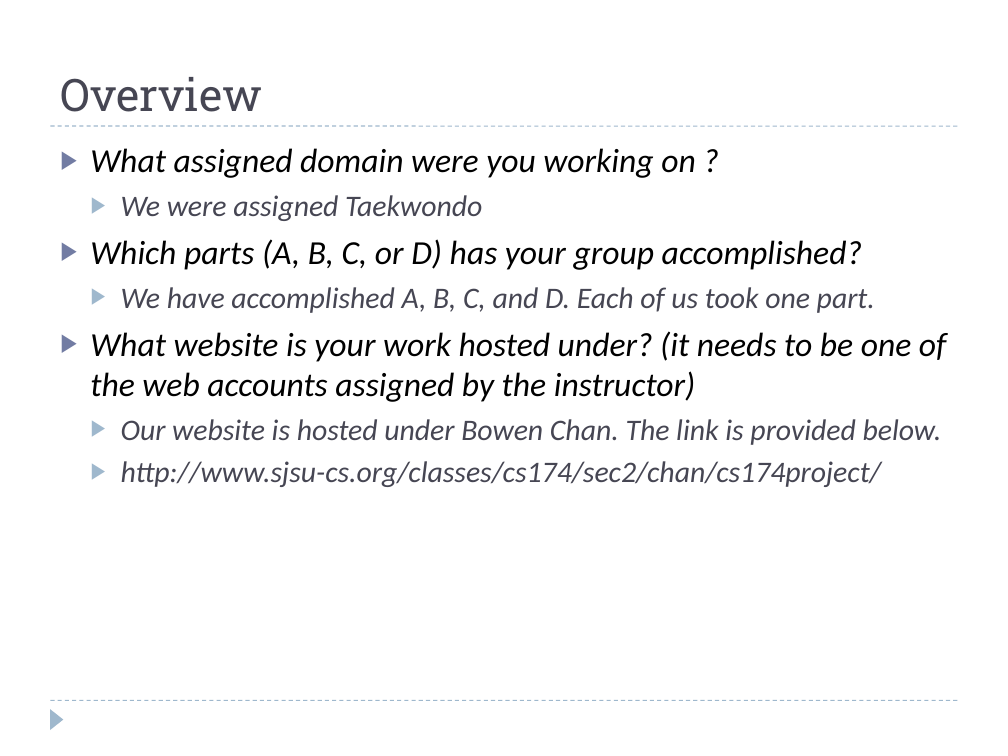
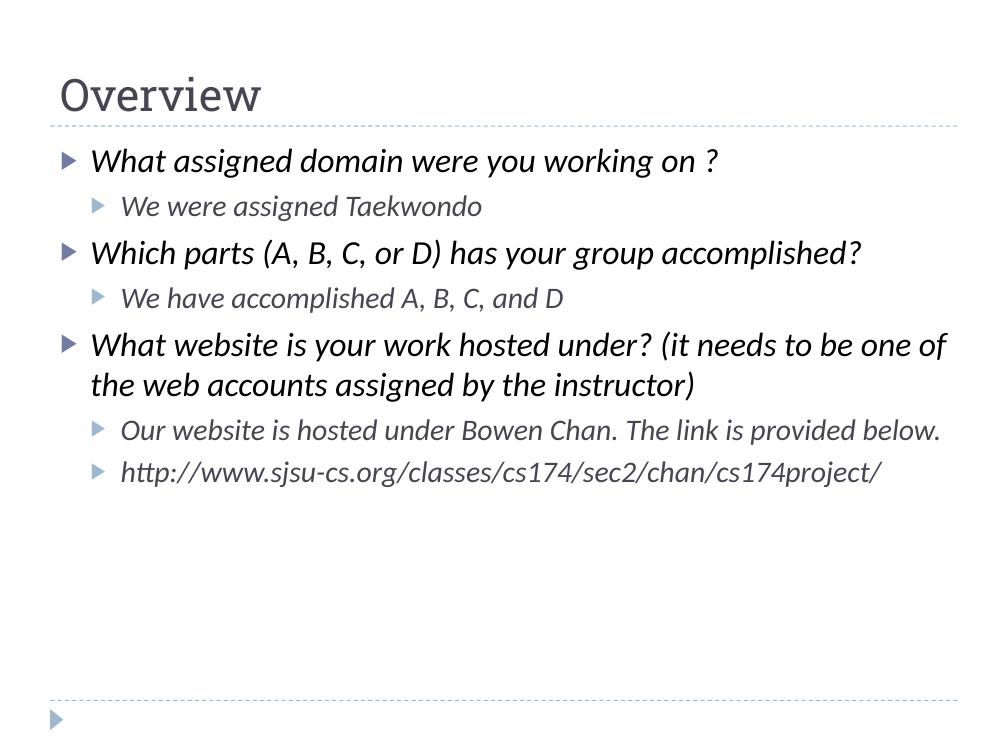
Before and after one commit to BowenChan/CS-174-Website-Project, a slide deck: slide 2 of Presentation and Files/2014 TeamProject3 Presentation 1212014.ppt. Drawn at 1008x756 pixels with LibreOffice and Linux fonts; fonts in the diff are those of the drawing. Boxes give left, top, right and bottom in pixels: in the first picture for what was removed or moved away, otherwise in the second. Text is boxed around its words. In the diff, an @@ line names an element or a change of style, - is before the commit and + after.

```diff
--- a/Presentation and Files/2014 TeamProject3 Presentation 1212014.ppt
+++ b/Presentation and Files/2014 TeamProject3 Presentation 1212014.ppt
@@ text at (121, 287, 563, 313): text changed @@
-  ▶ We have accomplished A, B, C, and D. Each of us took one part.
+  ▶ We have accomplished A, B, C, and D
```
Also in this commit, not shown: 1 other slide changed, 4 other files.
